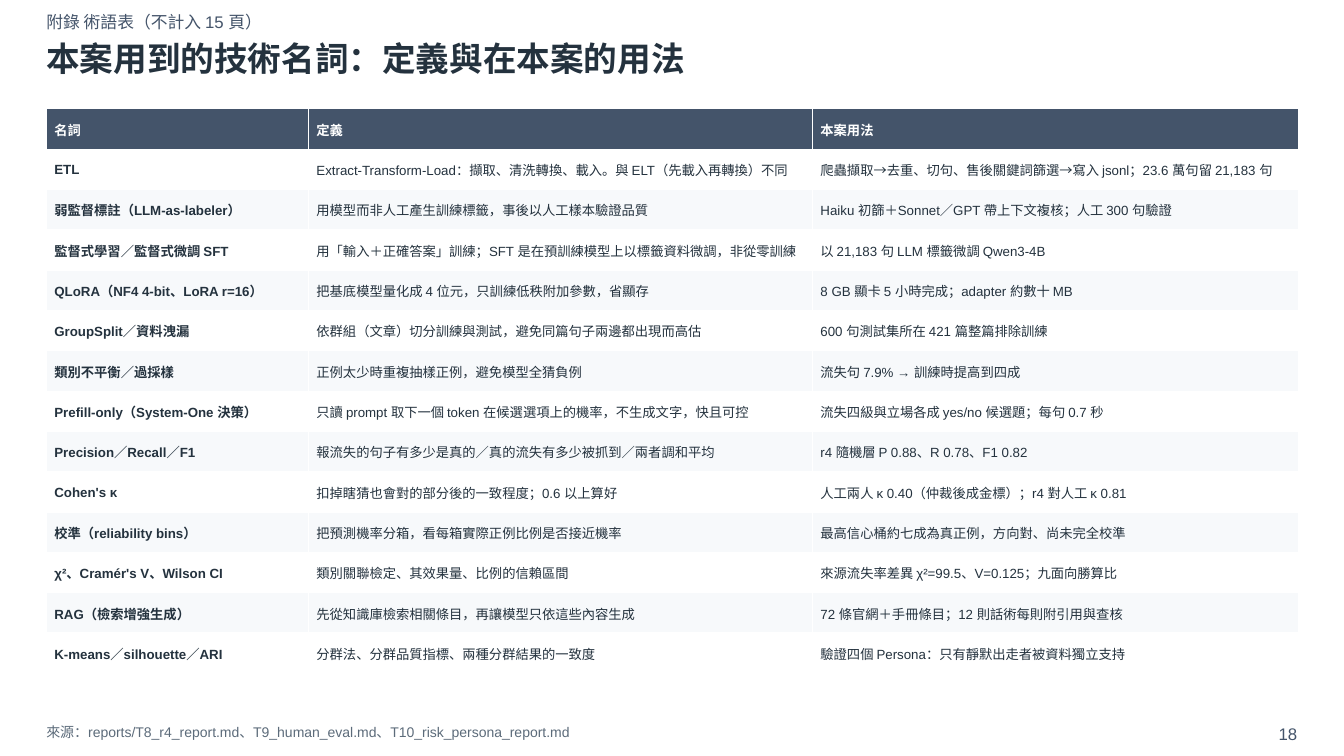
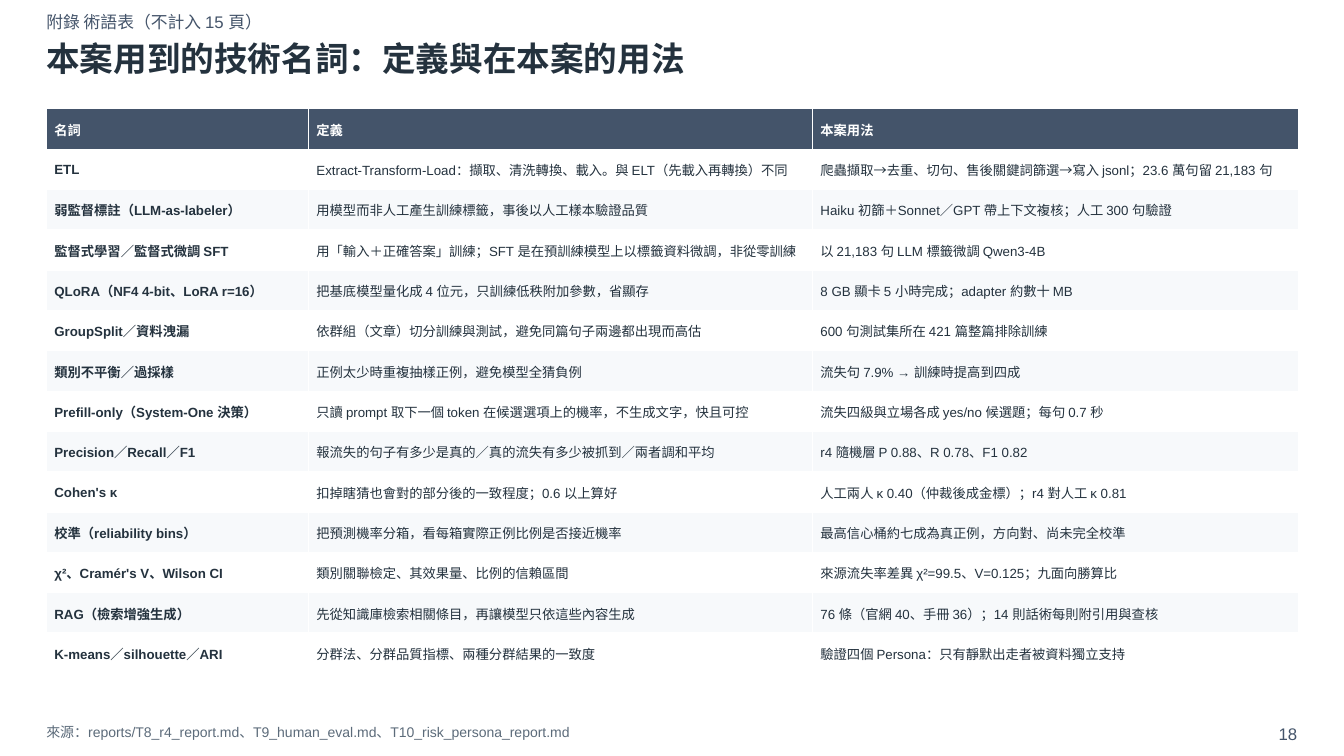
Before and after one commit to xxx789666/hotai-ai-hackathon-lexus, a slide deck: slide 18 of deck/初賽簡報_v0.pptx. Drawn at 1344x756 pixels with LibreOffice and Linux fonts; fonts in the diff are those of the drawing. Boxes give left, top, right and bottom in pixels: in the first picture for what was removed or moved away, otherwise in the second. Text is boxed around its words. In the diff, an @@ line names an element or a change of style, - is before the commit and + after.

```diff
--- a/deck/初賽簡報_v0.pptx
+++ b/deck/初賽簡報_v0.pptx
@@ table at (46,109,1299,674) @@
-row 13, column 3: 72 條官網＋手冊條目；12 則話術每則附引用與查核
+row 13, column 3: 76 條（官網 40、手冊 36）；14 則話術每則附引用與查核
```
Also in this commit, not shown: 3 other slides changed, 13 other files.
